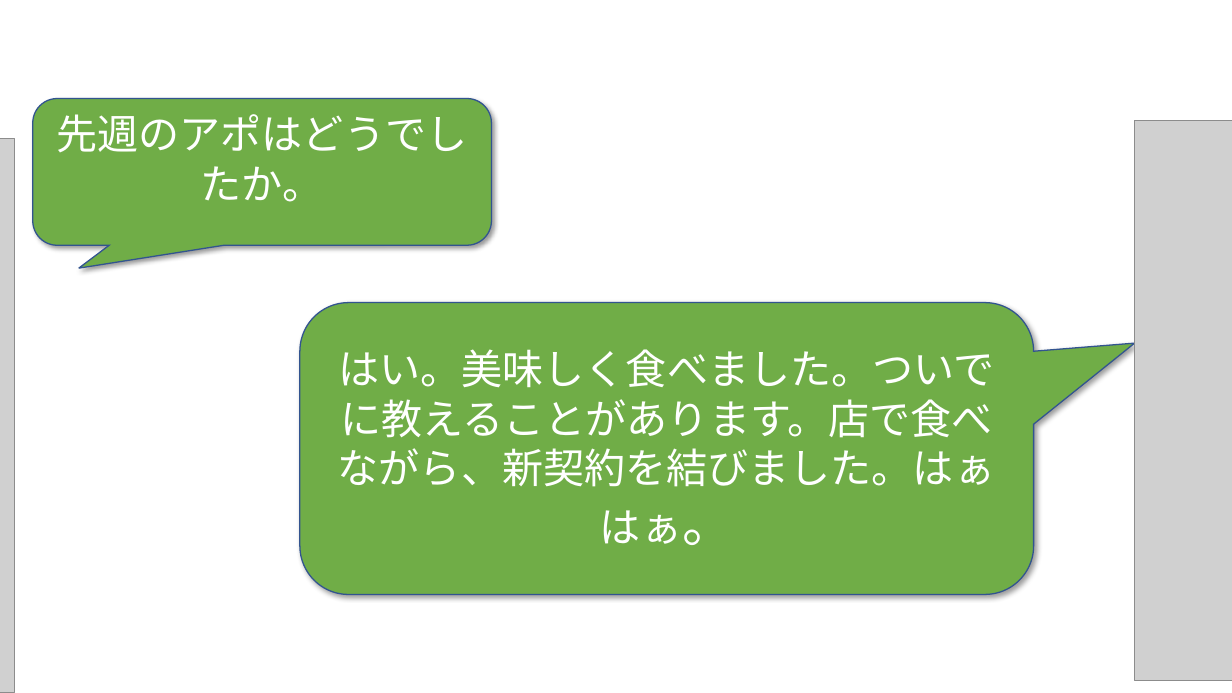
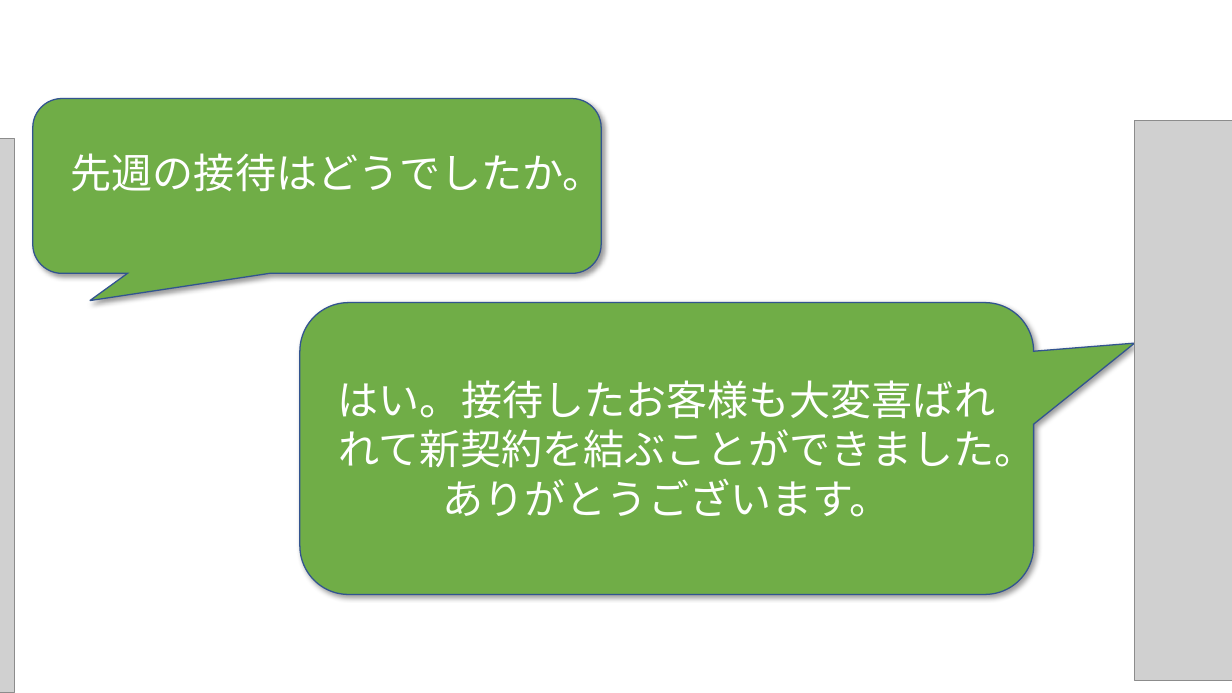
Before and after one commit to phuchung97/phuchung97.github.io, a slide deck: slide 18 of design/story.pptx. Drawn at 1232x693 pixels with LibreOffice and Linux fonts; fonts in the diff are those of the drawing; grey boxes stand for pictures; background and template pictures are left out. Boxes give left, top, right and bottom in pixels: in the first picture for what was removed or moved away, otherwise in the second. Text is boxed around its words. In the diff, an @@ line names an element or a change of style, - is before the commit and + after.

```diff
--- a/design/story.pptx
+++ b/design/story.pptx
@@ rounded speech box "先週の接待はどうでしたか。": place and size @@
-rounded speech box "先週の接待はどうでしたか。" at bbox=[32, 99, 491, 246]
+rounded speech box "先週の接待はどうでしたか。" at bbox=[32, 99, 601, 274]
@@ text in rounded speech box at bbox=[71, 146, 604, 199]: text changed @@
-先週のアポはどうでしたか。
+先週の接待はどうでしたか。
@@ text in rounded speech box at bbox=[338, 380, 1035, 517]: text changed @@
-はい。美味しく食べました。ついでに教えることがあります。店で食べながら、新契約を結びました。はぁはぁ。
+はい。接待したお客様も大変喜ばれれて新契約を結ぶことができました。ありがとうございます。
```
Also in this commit, not shown: 16 other slides changed, 24 other files.
